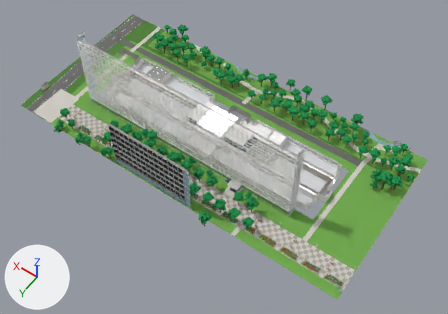
An edit to the FBX model unity/KatsushikaCampusDays/Assets/Models/Interiors/research1.fbx, drawn before and after from the same camera.
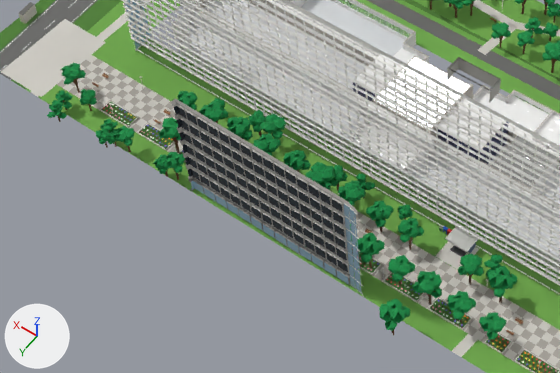
Each version is shown whole from a 50 mm lens placed at (-130.0, 201.0, 257.0), pointed at (-17.0, 42.0, 8.0), then close up on the part from 7% to 62% of the width and 26% to 78% of the height. Every picture has the same lights, and +X, +Y and +Z are marked at lower left. The last two pictures show the newer version. Where no turn or scale is listed for an object, it has been applied to the vertices.

The first close-up shows 'ext_research1', 'ext_research1_trees', 'floor_research1', 'wall_research1'.
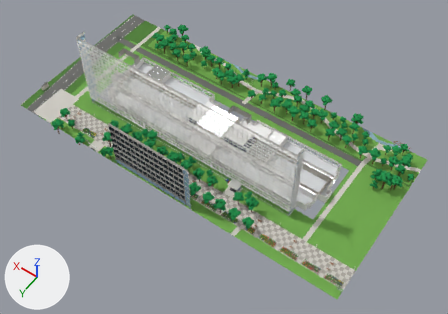
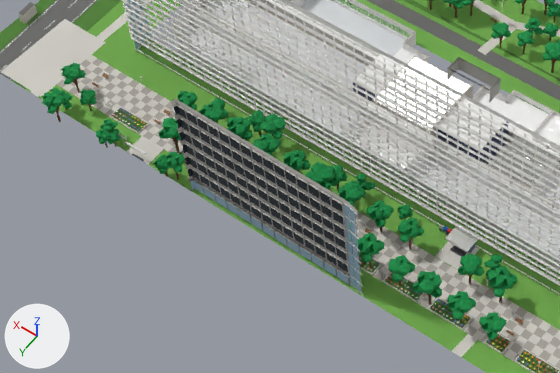
The change, as a diff of the scene's bpy script:
```diff
--- a/unity/KatsushikaCampusDays/Assets/Models/Interiors/research1.fbx.py
+++ b/unity/KatsushikaCampusDays/Assets/Models/Interiors/research1.fbx.py
@@ me_ext_research1_trees @@
 # used by ob_ext_research1_trees; location = (0.0, 0.0, 0.0)
-me_ext_research1_trees.from_pydata(...)  # 18307 vertices, 16509 faces; spans x -101.0..75.0, y -27.0..80.0, z 0.0..12.0
+me_ext_research1_trees.from_pydata(...)  # 17991 vertices, 16228 faces; spans x -101.0..75.0, y -27.0..79.0, z 0.0..12.0
+# me_ext_research1_trees part 3: 25 loose pieces with 320 vertices, spanning x -33.0..71.0, y 70.0..80.0, z 0.0..10.0, are deleted
+# me_ext_research1_trees part 4: 220 vertices moved within x -48.0..72.0, y 51.0..76.0, z 2.0..7.0; 87 vertices removed from x 66.0..71.0, y 74.0..78.0, z 2.0..6.0; 91 vertices added at x 66.0..72.0, y 72.0..79.0, z 0.0..10.0
+# other edits to the shape of me_ext_research1_trees do not show in these pictures
 me_ext_research1_trees.materials.append(mat_trunk)
@@ me_ext_research1 @@
 # used by ob_ext_research1; location = (0.0, 0.0, 0.0)
-me_ext_research1.from_pydata(...)  # 14949 vertices, 7613 faces; spans x -101.0..102.0, y -24.0..73.0, z 0.0..52.0
+me_ext_research1.from_pydata(...)  # 14611 vertices, 7430 faces; spans x -101.0..102.0, y -24.0..73.0, z 0.0..52.0
+# me_ext_research1 part 1: 30 loose pieces with 420 vertices, spanning x 42.0..64.0, y 64.0..68.0, z 0.0..1.0, are deleted
+# me_ext_research1 part 2: 112 vertices moved from x -80.0..61.0, y 49.0..70.0, z 0.0..4.0 to x -80.0..60.0, y 49.0..73.0, z 0.0..4.0; 136 vertices removed from x 42.0..64.0, y 64.0..68.0, z 0.0..1.0; 144 vertices added at x 43.0..60.0, y 64.0..73.0, z 0.0..4.0
+# other edits to the shape of me_ext_research1 do not show in these pictures
 me_ext_research1.materials.append(mat_bg_wall_3)
```

Location of each change, (x1, y1, x2, y2) in pixels of the close-ups (560 x 373 px; the box of a moved part takes in the faces that stretch with it):
'ext_research1_trees', reshaped: before (47, 0, 560, 341); after (41, 0, 560, 341)
part 1 of me_ext_research1, deleted: before (102, 102, 173, 148)
part 2 of me_ext_research1, moved or reshaped: before (100, 101, 541, 363); after (110, 107, 541, 363)
part 3 of me_ext_research1_trees, deleted: before (58, 106, 410, 335)
part 4 of me_ext_research1_trees, moved or reshaped: before (47, 95, 499, 298); after (41, 80, 499, 297)
